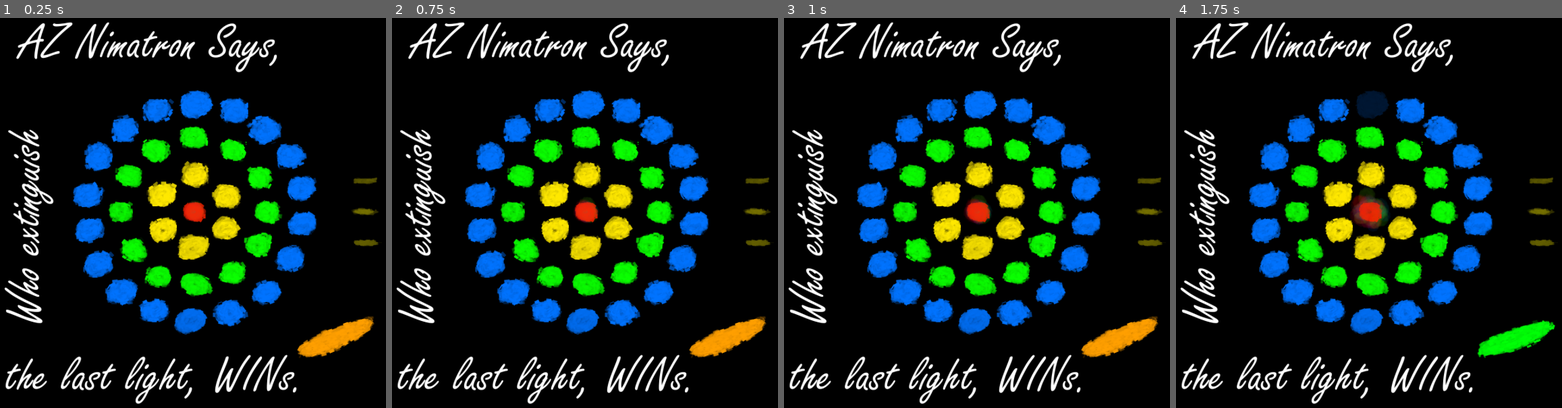
Above: before the commit, frames 1-4 (left to right).
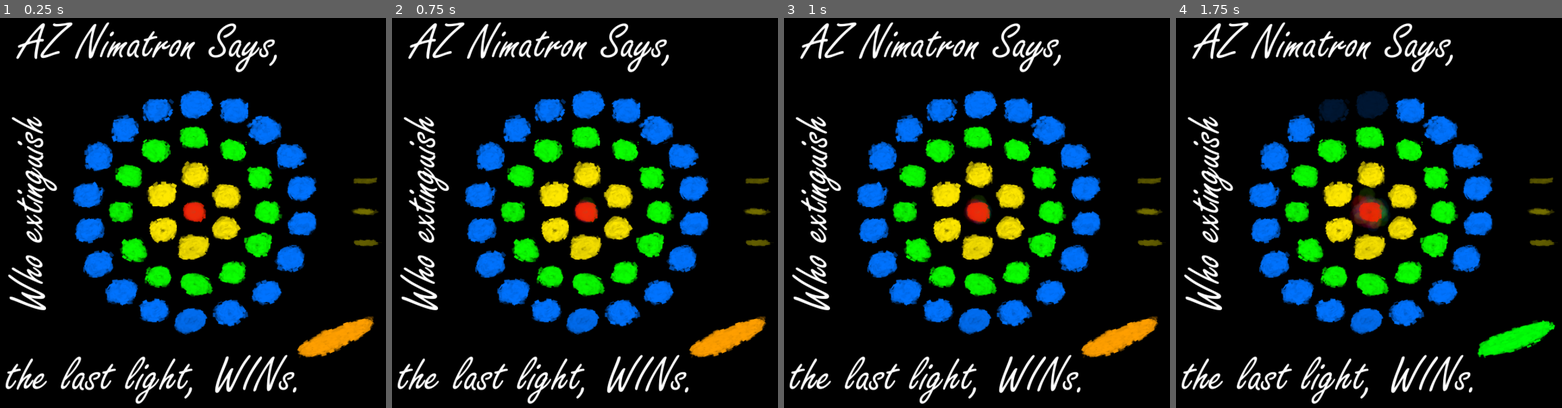
Above: after the commit, the same moments.

Repository: Sarvarian/Nimatron2021
Game: Godot game, scene res://main.tscn
Two runs of this game, one before a commit and one after it. Both use one fixed random seed, a clock stepped at 60 frames per second and the inputs below.
Inputs (mouse positions are in pixels of both pictures, inside the frame that each line leads up to):
- Up to frame 1 (0.25 s): no input
- Up to frame 2 (0.75 s): click (731, 341) at 0.52 s
- Up to frame 3 (1 s): no input
- Up to frame 4 (1.75 s): move the mouse to (1457, 189) at 1.27 s; hold 0 (hue_shift_right, bound only after the commit) from 1.28 s (still down); hold = (add, bound only after the commit) from 1.28 s (still down); click (1457, 189) at 1.42 s; tap 4 (four, bound only after the commit) at 1.55 s

The runs differ from the first frame. In frame 1, 2.3% of the frame differs, in the area x 1-15%, y 25-79%; in frame 2, 2.3%; in frame 3, 2.3%; in frame 4, 2.7%, in the area x 1-46%, y 20-79%.

Commit message:
some more features

Diff:
--- a/main.gd
+++ b/main.gd
@@ -6,6 +6,8 @@
 var line_buttons_state : PoolByteArray = [false, false, false, false]
 var this_turn_lights : Array = []
 var previous_line : int = 0
+var anim_name : String = ""
+var anim_pos : float = .0
 
 
 func _ready() -> void:
@@ -23,18 +25,89 @@
 func _input(event : InputEvent) -> void:
 	if event.is_action_released("fullscreen"):
 		OS.window_fullscreen = not OS.window_fullscreen
+		return
 
 	elif event.is_action_released("borderless"):
 		OS.window_borderless = not OS.window_borderless
+		return
 
 	elif event.is_action_released("transparent"):
 		var new_state : bool = not get_tree().get_root().transparent_bg
 		get_tree().get_root().transparent_bg = new_state
 		$Panel.visible = new_state
+		return
+
+	elif event.is_action_pressed("add"):
+		var new_val : float = $Panel.modulate.a + .05
+		$Panel.modulate.a = clamp(new_val, 0, 1)
+		return
+
+	elif event.is_action_pressed("sub"):
+		var new_val : float = $Panel.modulate.a - .05
+		$Panel.modulate.a = clamp(new_val, 0, 1)
+		return
+
+	elif event.is_action_pressed("hue_shift_left"):
+		var new_val : float = $Panel.modulate.h + .05
+		if new_val > 1:
+			new_val -= 1
+		elif new_val < 0:
+			new_val += 1
+		$Panel.modulate.h = new_val
+		return
+
+	elif event.is_action_pressed("hue_shift_right"):
+		var new_val : float = $Panel.modulate.h - .05
+		if new_val > 1:
+			new_val -= 1
+		elif new_val < 0:
+			new_val += 1
+		$Panel.modulate.h = new_val
+		return
+
+	elif event.is_action_pressed("value_high"):
+		var new_val : float = $Panel.modulate.v + .05
+		$Panel.modulate.v = clamp(new_val, 0, 1)
+		return
+
+	elif event.is_action_pressed("value_low"):
+		var new_val : float = $Panel.modulate.v - .05
+		$Panel.modulate.v = clamp(new_val, 0, 1)
+		return
+
+	elif event.is_action_pressed("saturation_more"):
+		var new_val : float = $Panel.modulate.s + .05
+		$Panel.modulate.s = clamp(new_val, 0, 1)
+		return
+
+	elif event.is_action_pressed("saturation_less"):
+		var new_val : float = $Panel.modulate.s - .05
+		$Panel.modulate.s = clamp(new_val, 0, 1)
+		return
 
 	elif event.is_action_released("quit"):
 		get_tree().quit(0)
-
+		return
+
+	elif event.is_action_released("one"):
+		player_direct_input(0)
+		return
+
+	elif event.is_action_released("two"):
+		player_direct_input(1)
+		return
+
+	elif event.is_action_released("three"):
+		player_direct_input(2)
+		return
+
+	elif event.is_action_released("four"):
+		player_direct_input(3)
+		return
+
+	elif event.is_action_released("submit"):
+		_on_SubmitButton_pressed()
+		return
 
 
 func _size_changed() -> void:
@@ -45,16 +118,54 @@
 	panel.rect_size = viewport.size * 2
 
 
+func _on_SubmitButton_button_down() -> void:
+	var anim_player : AnimationPlayer = $Stars/AnimationPlayer
+	anim_name = anim_player.current_animation
+	if anim_name:
+		anim_pos = anim_player.current_animation_position
+	else:
+		anim_pos = .0
+	anim_player.stop(false)
+	var err : int = 0
+	err =  anim_player.connect("animation_finished", self, "restart_the_game", [], CONNECT_DEFERRED | CONNECT_ONESHOT)
+	if err:
+		printerr("ERROR! ", err)
+	anim_player.play("Charging")
+
+
+func _on_SubmitButton_button_up() -> void:
+	var anim_player : AnimationPlayer = $Stars/AnimationPlayer
+	if anim_player.current_animation == "Charging":
+		anim_player.stop(true)
+		anim_player.play("Off")
+		anim_player.seek(.0)
+		if anim_name:
+			anim_player.play(anim_name)
+			anim_player.seek(anim_pos)
+	anim_player.disconnect("animation_finished", self, "restart_the_game")
+	print("up")
+
+
+func _on_SubmitButton_pressed() -> void:
+	if $Submit.is_green:
+		this_turn_lights.clear()
+		$CircleInput.visible = false
+		$Submit.go_red()
+		ai_turn()
+	print("sub")
+
+
 func _on_CircleInput_gui_input(event : InputEvent) -> void:
 	if event is InputEventMouseButton and event.is_pressed():
 		player_circle_input(event.position + $CircleInput.rect_position)
 
 
-func _on_SubmitButton_pressed() -> void:
-	this_turn_lights.clear()
-	$CircleInput.visible = false
-	$Submit.go_red()
-	ai_turn()
+func player_direct_input(line_idx : int) -> void:
+	extinguish(line_idx)
+	if this_turn_lights:
+		$Submit.go_green()
+	else:
+		$Submit.go_red()
 
 
 func player_circle_input(mouse_pos: Vector2) -> void:
@@ -136,3 +247,9 @@
 				heaps[line_idx] += 1
 
 	return heaps
+
+
+func restart_the_game(_anim_name : String = "") -> void:
+	var err : int = get_tree().reload_current_scene()
+	if err:
+		printerr("ERROR! ", err)
--- a/main.tscn
+++ b/main.tscn
@@ -57,6 +57,46 @@
 bg_color = Color( 1, 1, 1, 1 )
 
 [sub_resource type="Animation" id=2]
+resource_name = "Charging"
+length = 3.0
+tracks/0/type = "value"
+tracks/0/path = NodePath("Star0:animation")
+tracks/0/interp = 1
+tracks/0/loop_wrap = true
+tracks/0/imported = false
+tracks/0/enabled = true
+tracks/0/keys = {
+"times": PoolRealArray( 3 ),
+"transitions": PoolRealArray( 1 ),
+"update": 2,
+"values": [ "On" ]
+}
+tracks/1/type = "value"
+tracks/1/path = NodePath("Star1:animation")
+tracks/1/interp = 1
+tracks/1/loop_wrap = true
+tracks/1/imported = false
+tracks/1/enabled = true
+tracks/1/keys = {
+"times": PoolRealArray( 2 ),
+"transitions": PoolRealArray( 1 ),
+"update": 2,
+"values": [ "On" ]
+}
+tracks/2/type = "value"
+tracks/2/path = NodePath("Star2:animation")
+tracks/2/interp = 1
+tracks/2/loop_wrap = true
+tracks/2/imported = false
+tracks/2/enabled = true
+tracks/2/keys = {
+"times": PoolRealArray( 1 ),
+"transitions": PoolRealArray( 1 ),
+"update": 2,
+"values": [ "On" ]
+}
+
+[sub_resource type="Animation" id=3]
 length = 2.0
 tracks/0/type = "value"
 tracks/0/path = NodePath("Star0:animation")
@@ -95,7 +135,47 @@
 "values": [ "On", "Off" ]
 }
 
-[sub_resource type="Animation" id=3]
+[sub_resource type="Animation" id=4]
+resource_name = "Off"
+length = 0.001
+tracks/0/type = "value"
+tracks/0/path = NodePath("Star0:animation")
+tracks/0/interp = 1
+tracks/0/loop_wrap = true
+tracks/0/imported = false
+tracks/0/enabled = true
+tracks/0/keys = {
+"times": PoolRealArray( 0 ),
+"transitions": PoolRealArray( 1 ),
+"update": 1,
+"values": [ "Off" ]
+}
+tracks/1/type = "value"
+tracks/1/path = NodePath("Star1:animation")
+tracks/1/interp = 1
+tracks/1/loop_wrap = true
+tracks/1/imported = false
+tracks/1/enabled = true
+tracks/1/keys = {
+"times": PoolRealArray( 0 ),
+"transitions": PoolRealArray( 1 ),
+"update": 1,
+"values": [ "Off" ]
+}
+tracks/2/type = "value"
+tracks/2/path = NodePath("Star2:animation")
+tracks/2/interp = 1
+tracks/2/loop_wrap = true
+tracks/2/imported = false
+tracks/2/enabled = true
+tracks/2/keys = {
+"times": PoolRealArray( 0 ),
+"transitions": PoolRealArray( 1 ),
+"update": 1,
+"values": [ "Off" ]
+}
+
+[sub_resource type="Animation" id=5]
 length = 0.9
 loop = true
 tracks/0/type = "value"
@@ -117,10 +197,10 @@
 tracks/1/imported = false
 tracks/1/enabled = true
 tracks/1/keys = {
-"times": PoolRealArray( 0.3, 0.6 ),
-"transitions": PoolRealArray( 1, 1 ),
+"times": PoolRealArray( 0, 0.3, 0.6 ),
+"transitions": PoolRealArray( 1, 1, 1 ),
 "update": 1,
-"values": [ "On", "Off" ]
+"values": [ "Off", "On", "Off" ]
 }
 tracks/2/type = "value"
 tracks/2/path = NodePath("Star2:animation")
@@ -129,52 +209,52 @@
 tracks/2/imported = false
 tracks/2/enabled = true
 tracks/2/keys = {
-"times": PoolRealArray( 0.6, 0.9 ),
-"transitions": PoolRealArray( 1, 1 ),
+"times": PoolRealArray( 0, 0.6, 0.9 ),
+"transitions": PoolRealArray( 1, 1, 1 ),
 "update": 1,
-"values": [ "On", "Off" ]
-}
-
-[sub_resource type="SpriteFrames" id=4]
+"values": [ "Off", "On", "Off" ]
+}
+
+[sub_resource type="SpriteFrames" id=6]
 animations = [ {
+"frames": [ ExtResource( 48 ) ],
+"loop": false,
+"name": "Off",
+"speed": 0.0
+}, {
 "frames": [ ExtResource( 49 ) ],
 "loop": false,
 "name": "On",
 "speed": 0.0
-}, {
-"frames": [ ExtResource( 48 ) ],
+} ]
+
+[sub_resource type="SpriteFrames" id=7]
+animations = [ {
+"frames": [ ExtResource( 50 ) ],
 "loop": false,
 "name": "Off",
 "speed": 0.0
-} ]
-
-[sub_resource type="SpriteFrames" id=5]
-animations = [ {
+}, {
 "frames": [ ExtResource( 51 ) ],
 "loop": false,
 "name": "On",
 "speed": 0.0
-}, {
-"frames": [ ExtResource( 50 ) ],
+} ]
+
+[sub_resource type="SpriteFrames" id=8]
+animations = [ {
+"frames": [ ExtResource( 47 ) ],
 "loop": false,
 "name": "Off",
 "speed": 0.0
-} ]
-
-[sub_resource type="SpriteFrames" id=6]
-animations = [ {
+}, {
 "frames": [ ExtResource( 46 ) ],
 "loop": false,
 "name": "On",
 "speed": 0.0
-}, {
-"frames": [ ExtResource( 47 ) ],
-"loop": false,
-"name": "Off",
-"speed": 0.0
 } ]
 
-[sub_resource type="SpriteFrames" id=7]
+[sub_resource type="SpriteFrames" id=9]
 animations = [ {
 "frames": [ ExtResource( 44 ) ],
 "loop": false,
@@ -187,21 +267,21 @@
 "speed": 0.0
 } ]
 
-[sub_resource type="StyleBoxEmpty" id=8]
-
-[sub_resource type="StyleBoxEmpty" id=9]
-
 [sub_resource type="StyleBoxEmpty" id=10]
 
 [sub_resource type="StyleBoxEmpty" id=11]
 
 [sub_resource type="StyleBoxEmpty" id=12]
+
+[sub_resource type="StyleBoxEmpty" id=13]
+
+[sub_resource type="StyleBoxEmpty" id=14]
 
 [node name="Main" type="Node"]
 script = ExtResource( 1 )
 
 [node name="Panel" type="Panel" parent="."]
-modulate = Color( 0, 1, 0.742188, 0.05 )
+modulate = Color( 0, 1, 0.741176, 0.0509804 )
 anchor_right = 1.0
 anchor_bottom = 1.0
 custom_styles/panel = SubResource( 1 )
@@ -1172,7 +1252,7 @@
 }
 
 [node name="who_extenguishes" type="Sprite" parent="Texts"]
-position = Vector2( 387, 2088 )
+position = Vector2( 425, 1950 )
 rotation = -1.5708
 texture = ExtResource( 40 )
 __meta__ = {
@@ -1195,22 +1275,24 @@
 }
 
 [node name="AnimationPlayer" type="AnimationPlayer" parent="Stars"]
-anims/Initiate = SubResource( 2 )
-anims/Thinking = SubResource( 3 )
+anims/Charging = SubResource( 2 )
+anims/Initiate = SubResource( 3 )
+anims/Off = SubResource( 4 )
+anims/Thinking = SubResource( 5 )
 
 [node name="Star0" type="AnimatedSprite" parent="Stars"]
 position = Vector2( -13.5, -324 )
-frames = SubResource( 4 )
+frames = SubResource( 6 )
 animation = "Off"
 
 [node name="Star1" type="AnimatedSprite" parent="Stars"]
 position = Vector2( -13.5, 0 )
-frames = SubResource( 5 )
+frames = SubResource( 7 )
 animation = "Off"
 
 [node name="Star2" type="AnimatedSprite" parent="Stars"]
 position = Vector2( 0, 324 )
-frames = SubResource( 6 )
+frames = SubResource( 8 )
 animation = "Off"
 
 [node name="CircleInput" type="Control" parent="."]
@@ -1294,5 +1376,7 @@
 
 [connection signal="gui_input" from="CircleInput" to="." method="_on_CircleInput_gui_input" flags=3]
 [connection signal="button_down" from="Submit/SubmitButton" to="Submit" method="down" flags=3]
+[connection signal="button_down" from="Submit/SubmitButton" to="." method="_on_SubmitButton_button_down" flags=3]
 [connection signal="button_up" from="Submit/SubmitButton" to="Submit" method="up"]
+[connection signal="button_up" from="Submit/SubmitButton" to="." method="_on_SubmitButton_button_up" flags=3]
 [connection signal="pressed" from="Submit/SubmitButton" to="." method="_on_SubmitButton_pressed" flags=3]
--- a/project.godot
+++ b/project.godot
@@ -68,10 +68,83 @@
 , Object(InputEventKey,"resource_local_to_scene":false,"resource_name":"","device":0,"alt":false,"shift":true,"control":true,"meta":false,"command":true,"pressed":false,"scancode":81,"unicode":0,"echo":false,"script":null)
 , Object(InputEventKey,"resource_local_to_scene":false,"resource_name":"","device":0,"alt":false,"shift":false,"control":true,"meta":false,"command":true,"pressed":false,"scancode":88,"unicode":0,"echo":false,"script":null)
 , Object(InputEventKey,"resource_local_to_scene":false,"resource_name":"","device":0,"alt":true,"shift":false,"control":false,"meta":false,"command":false,"pressed":false,"scancode":88,"unicode":0,"echo":false,"script":null)
-, Object(InputEventKey,"resource_local_to_scene":false,"resource_name":"","device":0,"alt":false,"shift":false,"control":true,"meta":false,"command":true,"pressed":false,"scancode":61,"unicode":0,"echo":false,"script":null)
-, Object(InputEventKey,"resource_local_to_scene":false,"resource_name":"","device":0,"alt":false,"shift":false,"control":true,"meta":false,"command":true,"pressed":false,"scancode":16777347,"unicode":0,"echo":false,"script":null)
-, Object(InputEventKey,"resource_local_to_scene":false,"resource_name":"","device":0,"alt":false,"shift":true,"control":true,"meta":false,"command":true,"pressed":false,"scancode":61,"unicode":0,"echo":false,"script":null)
-, Object(InputEventKey,"resource_local_to_scene":false,"resource_name":"","device":0,"alt":false,"shift":true,"control":true,"meta":false,"command":true,"pressed":false,"scancode":16777347,"unicode":0,"echo":false,"script":null)
+ ]
+}
+one={
+"deadzone": 0.5,
+"events": [ Object(InputEventKey,"resource_local_to_scene":false,"resource_name":"","device":0,"alt":false,"shift":false,"control":false,"meta":false,"command":false,"pressed":false,"scancode":49,"unicode":0,"echo":false,"script":null)
+, Object(InputEventKey,"resource_local_to_scene":false,"resource_name":"","device":0,"alt":false,"shift":false,"control":false,"meta":false,"command":false,"pressed":false,"scancode":16777350,"unicode":0,"echo":false,"script":null)
+ ]
+}
+two={
+"deadzone": 0.5,
+"events": [ Object(InputEventKey,"resource_local_to_scene":false,"resource_name":"","device":0,"alt":false,"shift":false,"control":false,"meta":false,"command":false,"pressed":false,"scancode":50,"unicode":0,"echo":false,"script":null)
+, Object(InputEventKey,"resource_local_to_scene":false,"resource_name":"","device":0,"alt":false,"shift":false,"control":false,"meta":false,"command":false,"pressed":false,"scancode":16777351,"unicode":0,"echo":false,"script":null)
+ ]
+}
+three={
+"deadzone": 0.5,
+"events": [ Object(InputEventKey,"resource_local_to_scene":false,"resource_name":"","device":0,"alt":false,"shift":false,"control":false,"meta":false,"command":false,"pressed":false,"scancode":51,"unicode":0,"echo":false,"script":null)
+, Object(InputEventKey,"resource_local_to_scene":false,"resource_name":"","device":0,"alt":false,"shift":false,"control":false,"meta":false,"command":false,"pressed":false,"scancode":16777352,"unicode":0,"echo":false,"script":null)
+ ]
+}
+four={
+"deadzone": 0.5,
+"events": [ Object(InputEventKey,"resource_local_to_scene":false,"resource_name":"","device":0,"alt":false,"shift":false,"control":false,"meta":false,"command":false,"pressed":false,"scancode":52,"unicode":0,"echo":false,"script":null)
+, Object(InputEventKey,"resource_local_to_scene":false,"resource_name":"","device":0,"alt":false,"shift":false,"control":false,"meta":false,"command":false,"pressed":false,"scancode":16777353,"unicode":0,"echo":false,"script":null)
+ ]
+}
+submit={
+"deadzone": 0.5,
+"events": [ Object(InputEventKey,"resource_local_to_scene":false,"resource_name":"","device":0,"alt":false,"shift":false,"control":false,"meta":false,"command":false,"pressed":false,"scancode":16777222,"unicode":0,"echo":false,"script":null)
+, Object(InputEventKey,"resource_local_to_scene":false,"resource_name":"","device":0,"alt":false,"shift":false,"control":false,"meta":false,"command":false,"pressed":false,"scancode":16777221,"unicode":0,"echo":false,"script":null)
+, Object(InputEventKey,"resource_local_to_scene":false,"resource_name":"","device":0,"alt":false,"shift":false,"control":false,"meta":false,"command":false,"pressed":false,"scancode":32,"unicode":0,"echo":false,"script":null)
+ ]
+}
+add={
+"deadzone": 0.5,
+"events": [ Object(InputEventKey,"resource_local_to_scene":false,"resource_name":"","device":0,"alt":false,"shift":false,"control":false,"meta":false,"command":false,"pressed":false,"scancode":16777349,"unicode":0,"echo":false,"script":null)
+, Object(InputEventKey,"resource_local_to_scene":false,"resource_name":"","device":0,"alt":false,"shift":false,"control":false,"meta":false,"command":false,"pressed":false,"scancode":61,"unicode":0,"echo":false,"script":null)
+ ]
+}
+sub={
+"deadzone": 0.5,
+"events": [ Object(InputEventKey,"resource_local_to_scene":false,"resource_name":"","device":0,"alt":false,"shift":false,"control":false,"meta":false,"command":false,"pressed":false,"scancode":16777347,"unicode":0,"echo":false,"script":null)
+, Object(InputEventKey,"resource_local_to_scene":false,"resource_name":"","device":0,"alt":false,"shift":false,"control":false,"meta":false,"command":false,"pressed":false,"scancode":45,"unicode":0,"echo":false,"script":null)
+ ]
+}
+hue_shift_right={
+"deadzone": 0.5,
+"events": [ Object(InputEventKey,"resource_local_to_scene":false,"resource_name":"","device":0,"alt":false,"shift":false,"control":false,"meta":false,"command":false,"pressed":false,"scancode":48,"unicode":0,"echo":false,"script":null)
+, Object(InputEventKey,"resource_local_to_scene":false,"resource_name":"","device":0,"alt":false,"shift":false,"control":false,"meta":false,"command":false,"pressed":false,"scancode":16777357,"unicode":0,"echo":false,"script":null)
+ ]
+}
+hue_shift_left={
+"deadzone": 0.5,
+"events": [ Object(InputEventKey,"resource_local_to_scene":false,"resource_name":"","device":0,"alt":false,"shift":false,"control":false,"meta":false,"command":false,"pressed":false,"scancode":57,"unicode":0,"echo":false,"script":null)
+, Object(InputEventKey,"resource_local_to_scene":false,"resource_name":"","device":0,"alt":false,"shift":false,"control":false,"meta":false,"command":false,"pressed":false,"scancode":16777354,"unicode":0,"echo":false,"script":null)
+ ]
+}
+value_high={
+"deadzone": 0.5,
+"events": [ Object(InputEventKey,"resource_local_to_scene":false,"resource_name":"","device":0,"alt":false,"shift":false,"control":false,"meta":false,"command":false,"pressed":false,"scancode":16777359,"unicode":0,"echo":false,"script":null)
+, Object(InputEventKey,"resource_local_to_scene":false,"resource_name":"","device":0,"alt":false,"shift":false,"control":false,"meta":false,"command":false,"pressed":false,"scancode":56,"unicode":0,"echo":false,"script":null)
+ ]
+}
+value_low={
+"deadzone": 0.5,
+"events": [ Object(InputEventKey,"resource_local_to_scene":false,"resource_name":"","device":0,"alt":false,"shift":false,"control":false,"meta":false,"command":false,"pressed":false,"scancode":16777356,"unicode":0,"echo":false,"script":null)
+, Object(InputEventKey,"resource_local_to_scene":false,"resource_name":"","device":0,"alt":false,"shift":false,"control":false,"meta":false,"command":false,"pressed":false,"scancode":55,"unicode":0,"echo":false,"script":null)
+ ]
+}
+saturation_more={
+"deadzone": 0.5,
+"events": [ Object(InputEventKey,"resource_local_to_scene":false,"resource_name":"","device":0,"alt":false,"shift":false,"control":false,"meta":false,"command":false,"pressed":false,"scancode":16777358,"unicode":0,"echo":false,"script":null)
+ ]
+}
+saturation_less={
+"deadzone": 0.5,
+"events": [ Object(InputEventKey,"resource_local_to_scene":false,"resource_name":"","device":0,"alt":false,"shift":false,"control":false,"meta":false,"command":false,"pressed":false,"scancode":16777355,"unicode":0,"echo":false,"script":null)
  ]
 }
 
--- a/submit_button.gd
+++ b/submit_button.gd
@@ -1,4 +1,7 @@
 extends AnimatedSprite
+
+
+var is_green : bool
 
 
 func _ready() -> void:
@@ -7,12 +10,12 @@
 
 func go_red() -> void:
 	play("Red")
-	$SubmitButton.disabled = true
+	is_green = false
 #
 
 func go_green() -> void:
 	play("Green")
-	$SubmitButton.disabled = false
+	is_green = true
 #
 
 func down() -> void:
Not shown: 3 places in main.tscn that only renumber resources
